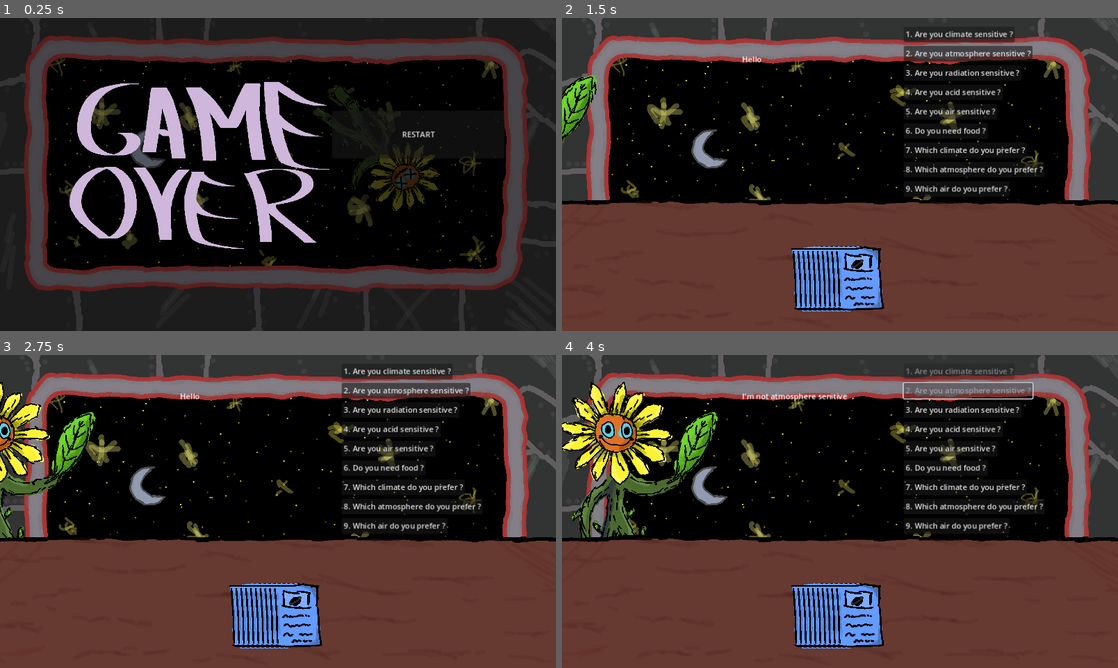
Above: before the commit, frames 1-4 (two rows, left to right).
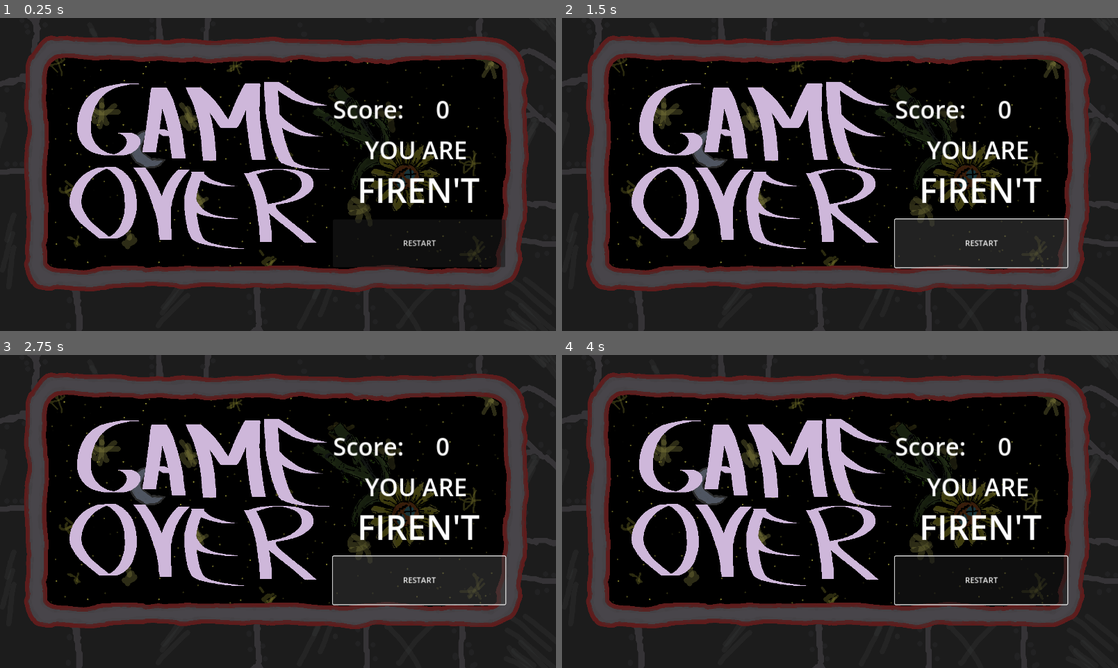
Above: after the commit, the same moments.

Repository: Pixel-Punks/trijam-289
Game: Godot game, scene res://scenes/gameover_screen.tscn
Same seed, same stepped clock (60 frames per second), same inputs: the game is played once before the commit and once after it. This scene is started directly instead of the project's main scene.
Inputs (mouse positions are in pixels of both pictures, inside the frame that each line leads up to):
- Up to frame 1 (0.25 s): no input
- Up to frame 2 (1.5 s): click "RESTART" at 0.5 s; click (979, 243) at 1.25 s, where only the run after the commit has a clickable "RESTART"
- Up to frame 3 (2.75 s): click (417, 580) at 2 s, where only the run after the commit has a clickable "RESTART"
- Up to frame 4 (4 s): click (956, 370) at 2.75 s, where only the run before the commit has a clickable "1. Are you climate sensitive ?"; click (967, 389) at 3.5 s, where only the run before the commit has a clickable "2. Are you atmosphere sensiti…"

The runs differ from the first frame. In frame 1, 2.1% of the frame differs, in the area x 60-91%, y 26-80%; in frame 2, 62%; in frame 3, 63%; in frame 4, 66%, in the area x 0-100%, y 0-100%.

Commit message:
feat: add game over stuff

Diff:
--- a/scenes/gameover_screen.tscn
+++ b/scenes/gameover_screen.tscn
@@ -1,11 +1,11 @@
 [gd_scene load_steps=4 format=3 uid="uid://dis0i5ug1cyqs"]
 
-[ext_resource type="Script" path="res://scripts/start_screen.gd" id="1_63pkd"]
+[ext_resource type="Script" path="res://scripts/game_over.gd" id="1_hccig"]
 [ext_resource type="Texture2D" uid="uid://dl1takffiemlt" path="res://assets/background/game_over.png" id="2_pex6d"]
 [ext_resource type="AudioStream" uid="uid://c4fqaaxbqtn4n" path="res://assets/music/Trijam_289_OST_double_ration_de_spacing.wav" id="4_5fyqm"]
 
-[node name="StartScreen" type="Node2D"]
-script = ExtResource("1_63pkd")
+[node name="GameOverScreen" type="Node2D"]
+script = ExtResource("1_hccig")
 
 [node name="Sprite2D" type="Sprite2D" parent="."]
 z_index = -10
@@ -14,14 +14,45 @@
 texture = ExtResource("2_pex6d")
 
 [node name="START" type="Button" parent="."]
-offset_left = 688.0
-offset_top = 192.0
-offset_right = 1045.0
-offset_bottom = 291.0
+offset_left = 690.0
+offset_top = 417.0
+offset_right = 1047.0
+offset_bottom = 516.0
 text = "RESTART"
 
 [node name="AudioStreamPlayer" type="AudioStreamPlayer" parent="."]
 stream = ExtResource("4_5fyqm")
 autoplay = true
 
-[connection signal="pressed" from="START" to="." method="_on_start_pressed"]
+[node name="Label" type="Label" parent="."]
+offset_left = 690.0
+offset_top = 154.0
+offset_right = 837.0
+offset_bottom = 223.0
+theme_override_font_sizes/font_size = 50
+text = "Score:"
+
+[node name="Label2" type="Label" parent="."]
+offset_left = 756.0
+offset_top = 238.0
+offset_right = 968.0
+offset_bottom = 307.0
+theme_override_font_sizes/font_size = 50
+text = "YOU ARE"
+
+[node name="lblfired" type="Label" parent="."]
+offset_left = 719.0
+offset_top = 307.0
+offset_right = 1016.0
+offset_bottom = 403.0
+theme_override_font_sizes/font_size = 70
+text = "XXX"
+horizontal_alignment = 1
+
+[node name="lblscore" type="Label" parent="."]
+offset_left = 903.0
+offset_top = 154.0
+offset_right = 1046.0
+offset_bottom = 223.0
+theme_override_font_sizes/font_size = 50
+text = "XXXX"
--- a/scripts/game_manager.gd
+++ b/scripts/game_manager.gd
@@ -17,6 +17,7 @@
 var question_left = 4
 var question_buttons: Array[Button]
 var audio: AudioStreamPlayer
+var aliens_that_died = 0
 var blblbls = [
 	preload("res://assets/sounds/blblbl/blblbl1.wav"),
 	preload("res://assets/sounds/blblbl/blblbl2.wav"),
@@ -108,6 +109,7 @@
 
 	if (bad_conditions > max_bad_conditions):
 		score -= 75
+		aliens_that_died += 1
 		print_debug("Alien died")
 	else:
 		score += 50
--- /dev/null
+++ b/scripts/game_over.gd
@@ -0,0 +1,20 @@
+extends Node
+
+
+# Called when the node enters the scene tree for the first time.
+func _ready() -> void:
+	$lblscore.text = str(GManager.score)
+	if (GManager.aliens_that_died >= 5):
+		$lblfired.text = "FIRED"
+	else:
+		$lblfired.text = "FIREN'T"
+	pass # Replace with function body.
+
+
+# Called every frame. 'delta' is the elapsed time since the previous frame.
+func _process(delta: float) -> void:
+	pass
+
+func _on_start_pressed() -> void:
+	$AudioStreamPlayer.stop()
+	get_tree().change_scene_to_file("res://scenes/start_screen.tscn")
